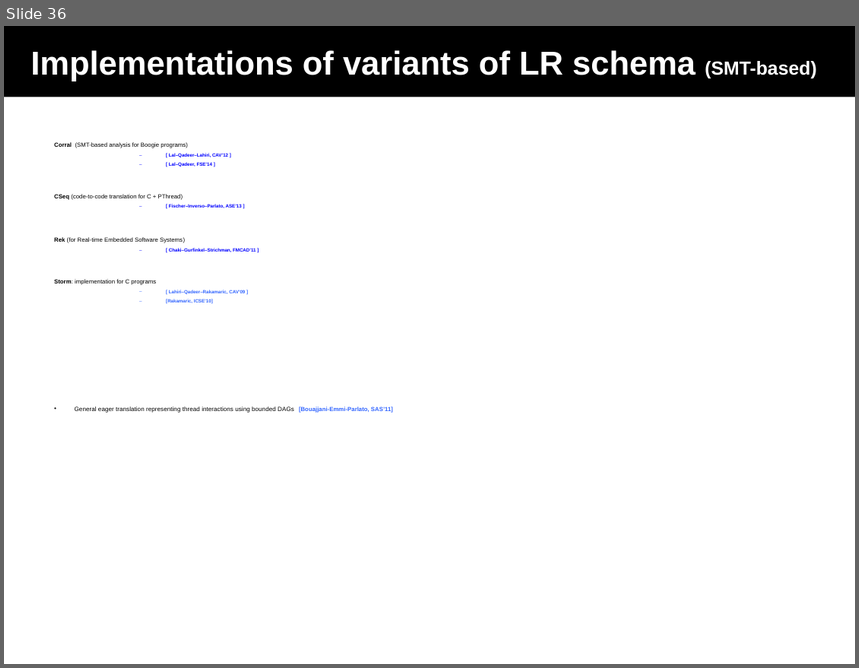
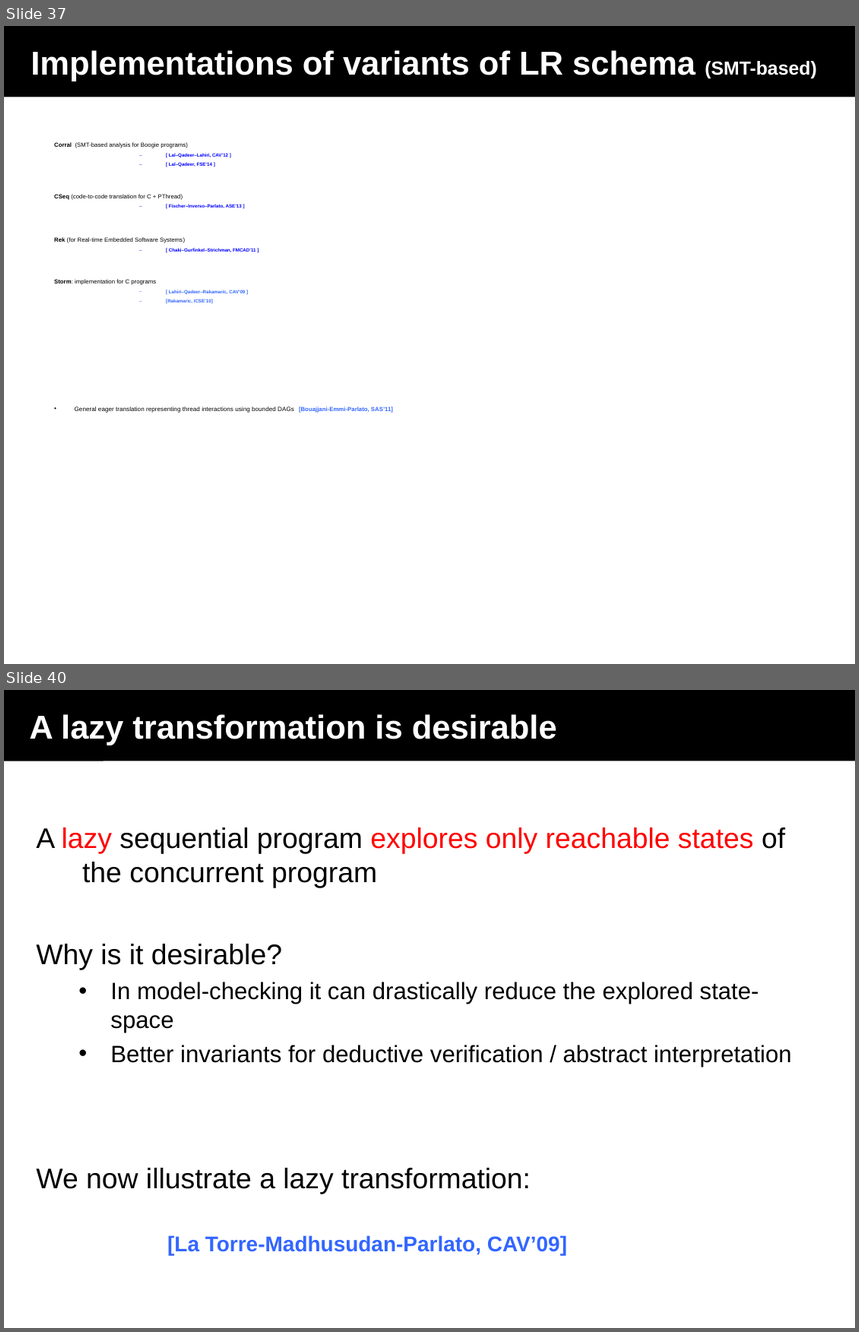
Before and after one commit to menesro/mpri, a slide deck: lecture3/sequentializations.ppt. Shown one above the other, each under a label of ours: slide 36 before the commit, slides 37 and 40 after it; the slides between them are not shown. The pictures are 859x668 and 859x1332 pixels, drawn with LibreOffice and Linux fonts; fonts in the diff are those of the drawing. Boxes give left, top, right and bottom in pixels: in the first picture for what was removed or moved away, otherwise in the second. Text is boxed around its words. In the diff, an @@ line names an element or a change of style, - is before the commit and + after.

Commit message:
some stuff added in the sequentializations

```diff
--- a/lecture3/sequentializations.ppt
+++ b/lecture3/sequentializations.ppt
@@ slide 40 added at bbox=[4, 690, 855, 1328], background #FFFFFF @@
@@ rectangle added at bbox=[4, 695, 104, 761], fill #000000 @@
@@ title added at bbox=[4, 690, 855, 761], fill #000000, 28 pt, text #FFFFFF, bold @@
+A lazy transformation is desirable
@@ text added at bbox=[36, 828, 792, 1255], 24 pt, text #000000 @@
+A lazy sequential program explores only reachable states of the concurrent program
+Why is it desirable?
+  • In model-checking it can drastically reduce the explored state-space
+  • Better invariants for deductive verification / abstract interpretation
+We now illustrate a lazy transformation:
+[La Torre-Madhusudan-Parlato, CAV’09]
@@ what was slide 36 is now slide 37 @@
```
Also in this commit, not shown: 4 slides changed, 22 other slides added, 2 other files.
